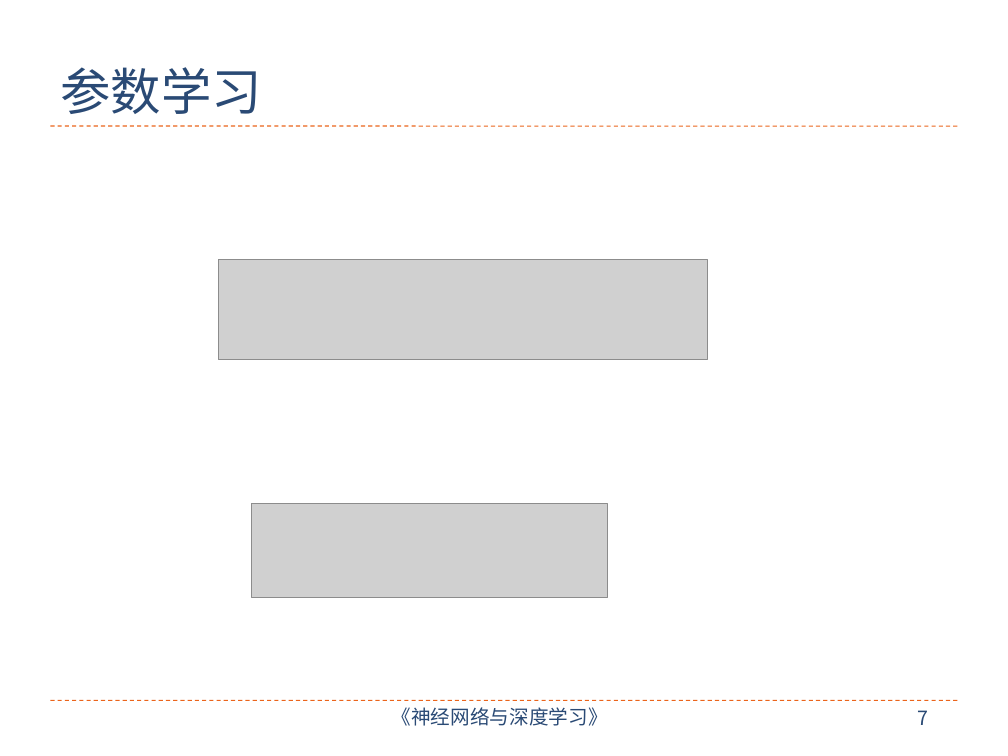
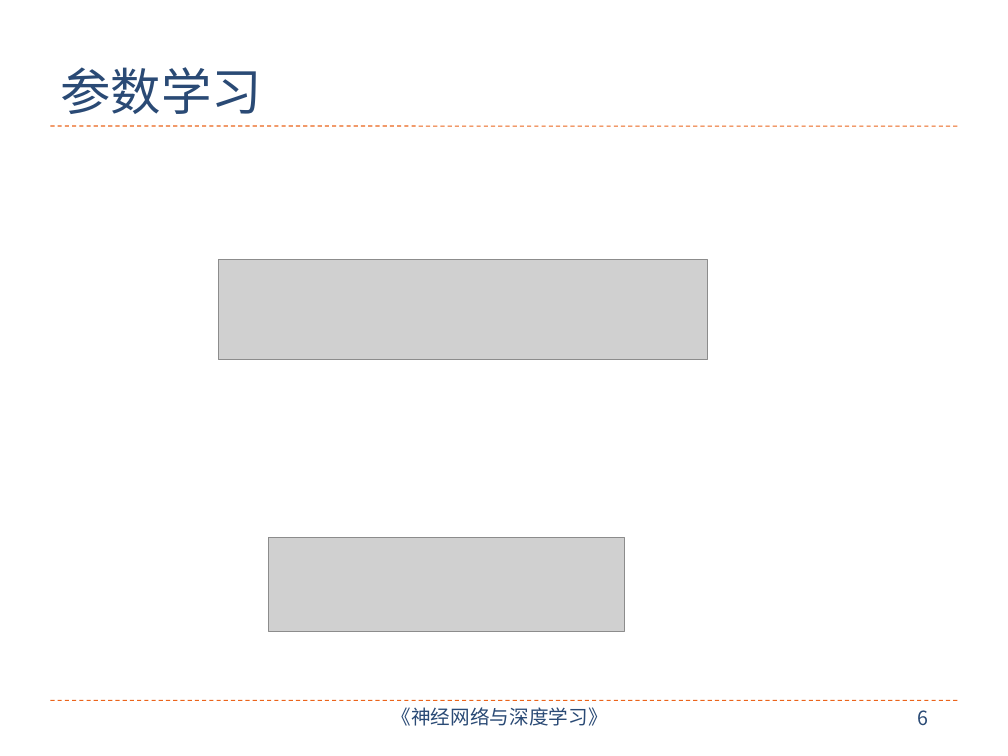
Before and after one commit to nndl/nndl.github.io, a slide deck: slide 6 of ppt/chap-机器学习概述.pptx (slide 7 before the commit). Drawn at 1008x756 pixels with LibreOffice and Linux fonts; fonts in the diff are those of the drawing; grey boxes stand for pictures. Boxes give left, top, right and bottom in pixels: in the first picture for what was removed or moved away, otherwise in the second. Text is boxed around its words. In the diff, an @@ line names an element or a change of style, - is before the commit and + after.

```diff
--- a/ppt/chap-机器学习概述.pptx
+++ b/ppt/chap-机器学习概述.pptx
@@ picture: place and size @@
-picture at [252, 504, 608, 598]
+picture at [269, 537, 625, 631]
@@ page number at [917, 710, 928, 725]: text changed @@
-7
+6
```
Also in this commit, not shown: 4 slides added, 3 slides removed, 4 other files.
